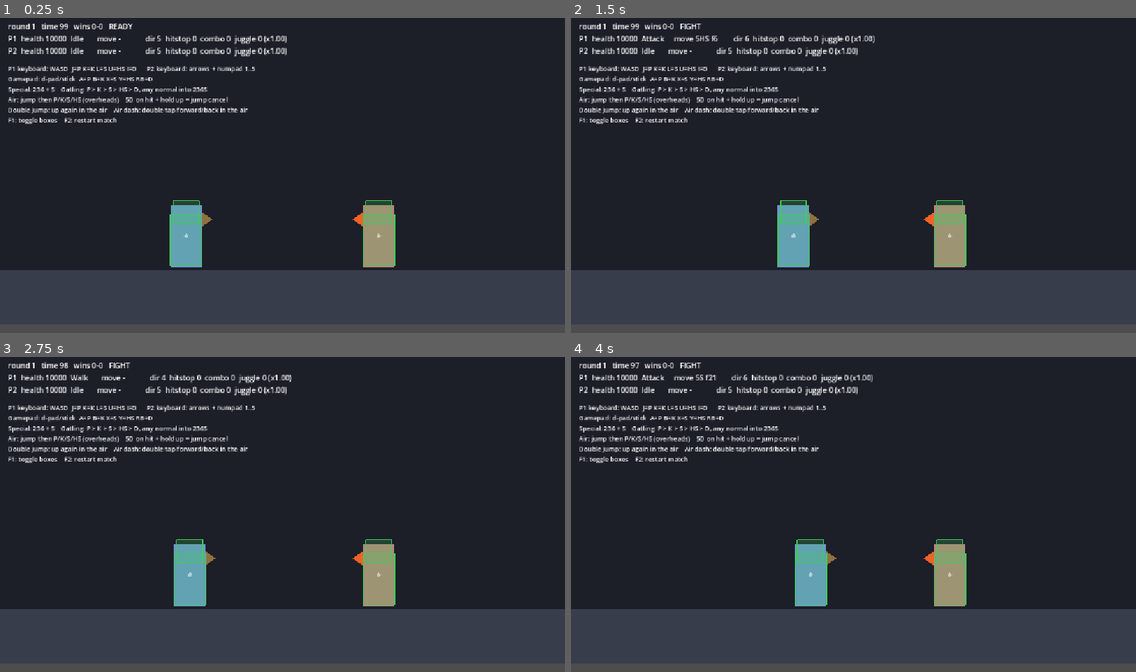
Above: before the commit, frames 1-4 (two rows, left to right).
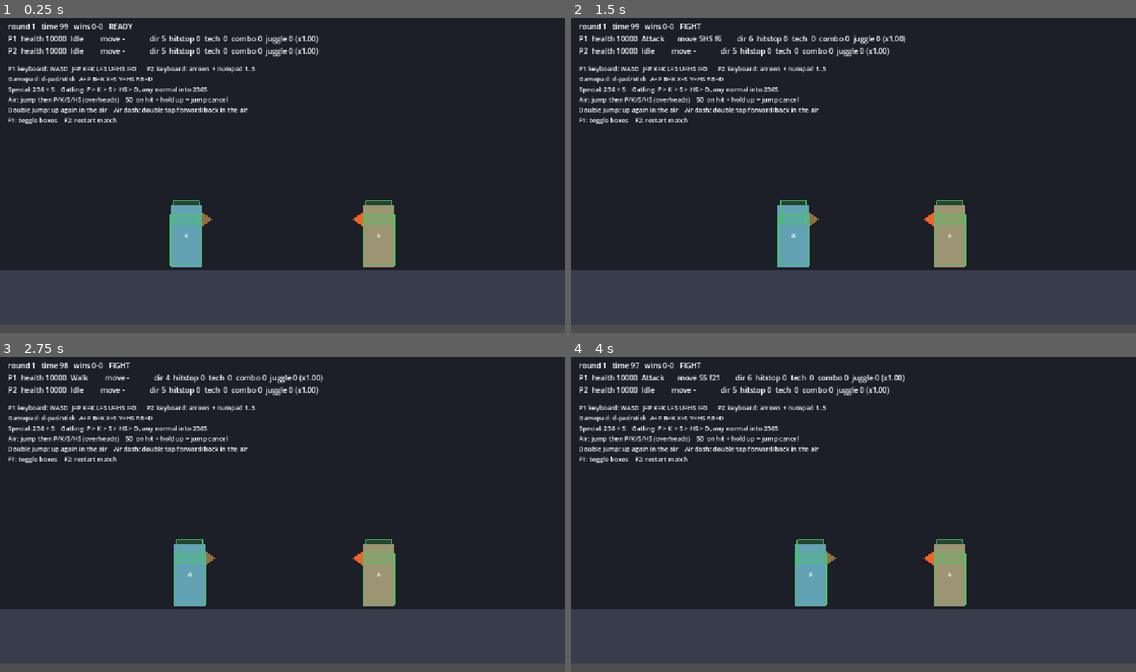
Above: after the commit, the same moments.

Repository: vitorrenansd/fightcore-godot
Game: Godot game, scene res://content/battle/training.tscn
Two runs of this game, one before a commit and one after it. Both use one fixed random seed, a clock stepped at 60 frames per second and the inputs below.
Inputs:
- Up to frame 1 (0.25 s): no input
- Up to frame 2 (1.5 s): tap Enter at 0.5 s; hold D (p1_right) from 0.53 s (still down); tap I (p1_d) at 0.6 s; tap W (p1_up) at 0.77 s; tap U (p1_hs) at 1.35 s
- Up to frame 3 (2.75 s): tap W (p1_up) at 1.52 s; tap Space at 2 s; release D (p1_right) at 2.03 s; hold A (p1_left) from 2.03 s (still down); tap K (p1_k) at 2.1 s
- Up to frame 4 (4 s): release A (p1_left) at 2.78 s; hold D (p1_right) from 2.78 s (still down); tap J (p1_p) at 2.85 s; tap W (p1_up) at 3.02, 3.77 s; tap L (p1_s) at 3.6 s

The runs differ from the first frame. In frame 1, 0.9% of the frame differs, in the area x 17-57%, y 5-13%; in frame 2, 0.9%, in the area x 17-60%, y 5-13%; in frame 3, 0.9%; in frame 4, 0.9%.

Commit message:
feat(content): show the throw window in the training readout

Diff:
--- a/content/battle/training.gd
+++ b/content/battle/training.gd
@@ -5,6 +5,7 @@
 ## Keyboard P1: WASD to move, J=P K=K L=S U=HS I=D
 ## Keyboard P2: arrows to move, numpad 1..5
 ## Gamepad:     d-pad or stick, A=P B=K X=S Y=HS RB=D
+## Forward or back with D throws; the grab box draws purple.
 ## F1 toggles the box overlay, F2 restarts the match.
 
 const TEAM_COLORS: Array[Color] = [Color(0.6, 0.8, 1.0), Color(1.0, 0.7, 0.6)]
@@ -90,13 +91,14 @@
 			manager.attack_frame,
 			" C" if manager.is_in_cancel_window() else "",
 		]
-	return "P%d  health %5d  %-9s  move %-12s  dir %d  hitstop %d  combo %d  juggle %d (x%.2f)" % [
+	return "P%d  health %5d  %-11s  move %-12s  dir %d  hitstop %d  tech %2d  combo %d  juggle %d (x%.2f)" % [
 		index + 1,
 		fighter.health,
 		fighter.state_machine.current_state.name if fighter.state_machine.current_state else "-",
 		attack_info,
 		fighter.input.get_direction() if fighter.input != null else 5,
 		fighter.hitstop_frames,
+		fighter.throw_tech_frames,
 		fighter.combo_hits,
 		fighter.juggle_count,
 		fighter.get_juggle_gravity_multiplier(),
